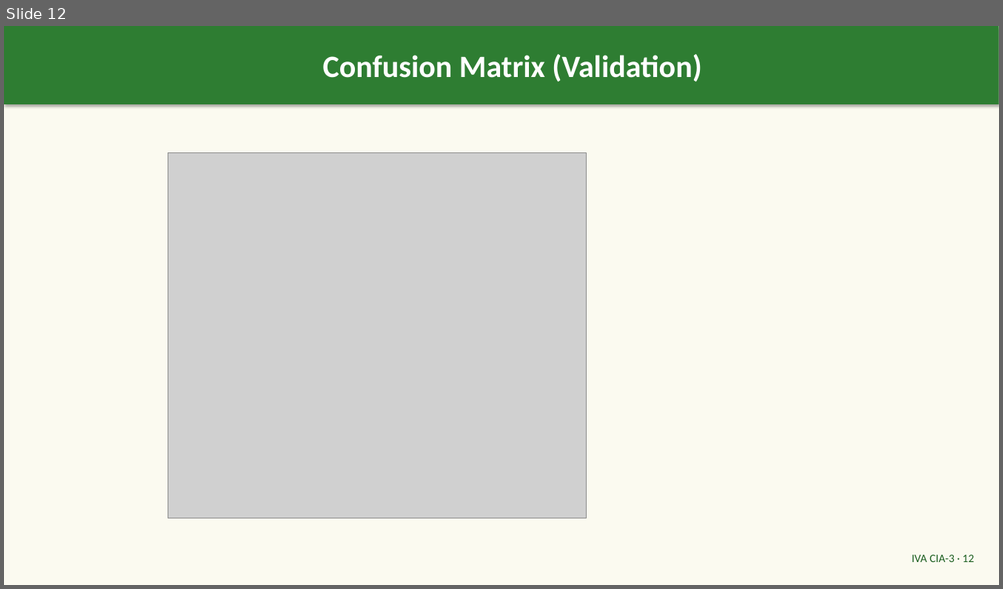
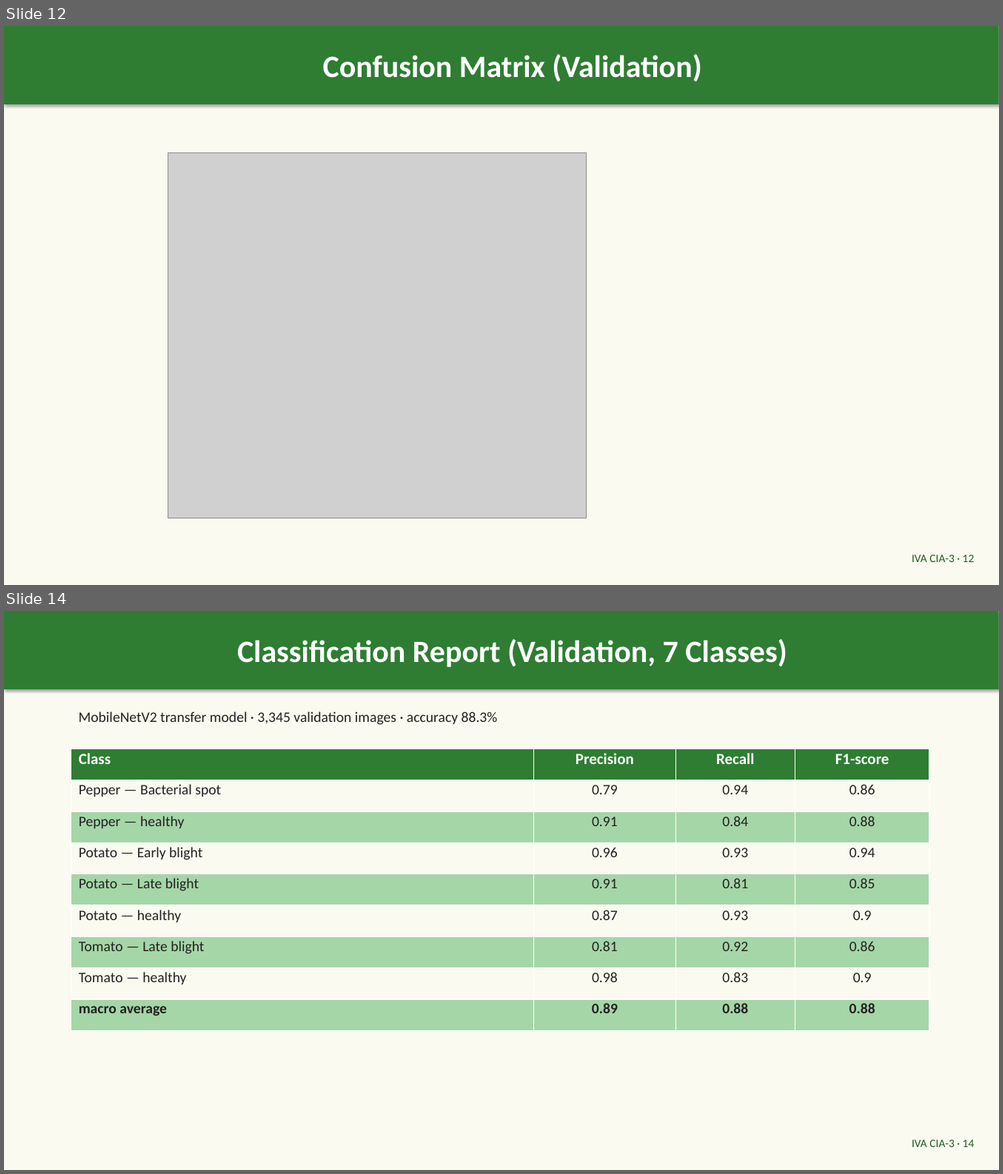
Before and after one commit to PG-Sravani/plant-leaf-disease-detection, a slide deck: Plant_Leaf_Disease_Detection_IVACIA3.pptx. Shown one above the other, each under a label of ours: slide 12 before the commit, slides 12 and 14 after it; the slides between them are not shown. The pictures are 1003x589 and 1003x1174 pixels, drawn with LibreOffice and Linux fonts; fonts in the diff are those of the drawing; grey boxes stand for pictures. Boxes give left, top, right and bottom in pixels: in the first picture for what was removed or moved away, otherwise in the second. Text is boxed around its words. In the diff, an @@ line names an element or a change of style, - is before the commit and + after.

Commit message:
Fix Grad-CAM for Keras 3 transfer models; add real Grad-CAM heatmap + classification report slide to presentation
grad_cam() rebuilt: bridge model on base input + copied-weight tail classifier + two-tape chain rule (avoids Keras 3.15 'layer never called' / nested get_layer failures, gradient=None). make_gradcam.py produces results/gradcam_example.jpg. Presentation now 20 slides: Grad-CAM slide shows the real heatmap; new slide adds the per-class classification report table (88.3% acc, 3,345 val images).

```diff
--- a/Plant_Leaf_Disease_Detection_IVACIA3.pptx
+++ b/Plant_Leaf_Disease_Detection_IVACIA3.pptx
@@ slide 14 added at [4, 611, 999, 1170], background #FBFAF0 @@
@@ rectangle added at [4, 611, 999, 689], fill #2E7D32, 30 pt, text #FFFFFF, bold @@
+Classification Report (Validation, 7 Classes)
@@ text added at [79, 712, 498, 725], 14 pt, text #212121 @@
+MobileNetV2 transfer model · 3,345 validation images · accuracy 88.3%
@@ table added at [71, 749, 929, 1031], 9 rows, 4 columns @@
+Class | Precision | Recall | F1-score
+Pepper — Bacterial spot | 0.79 | 0.94 | 0.86
+Pepper — healthy | 0.91 | 0.84 | 0.88
+Potato — Early blight | 0.96 | 0.93 | 0.94
+Potato — Late blight | 0.91 | 0.81 | 0.85
+Potato — healthy | 0.87 | 0.93 | 0.9
+Tomato — Late blight | 0.81 | 0.92 | 0.86
+Tomato — healthy | 0.98 | 0.83 | 0.9
+macro average | 0.89 | 0.88 | 0.88
@@ text added at [911, 1140, 974, 1147], 11 pt, text #1B5E20 @@
+IVA CIA-3 · 14
```
Also in this commit, not shown: 6 slides changed, 4 other files.
